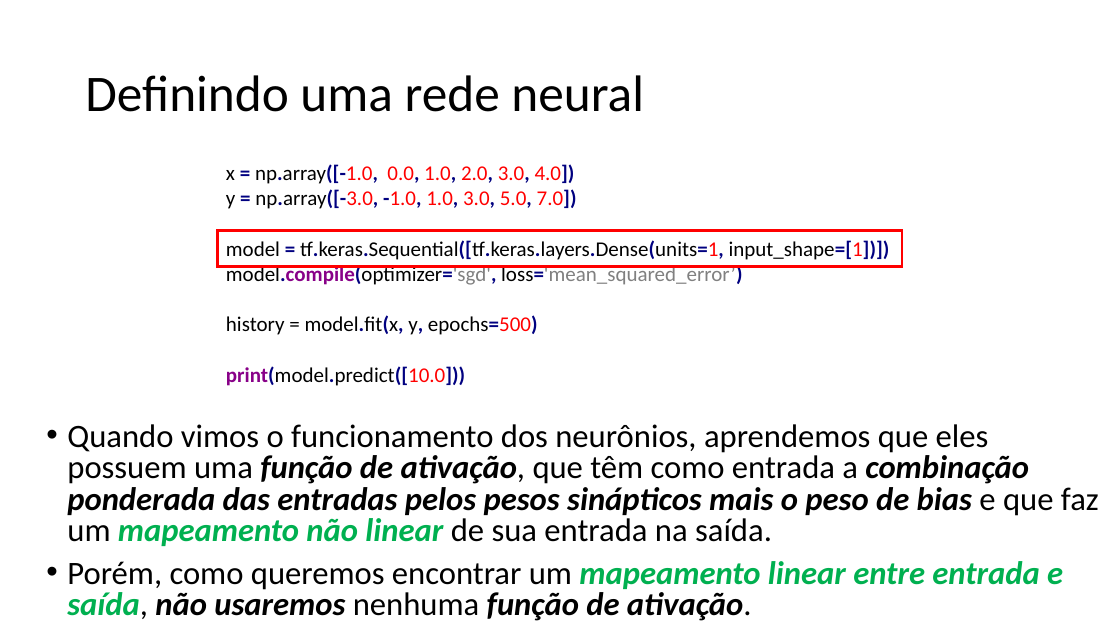
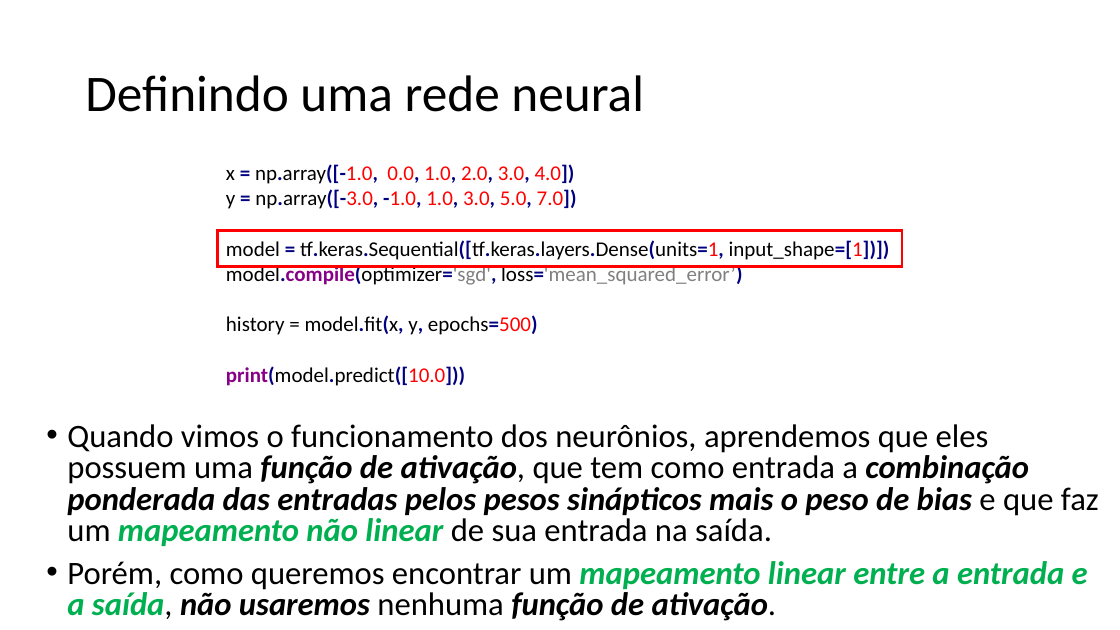
Before and after one commit to zz4fap/tp557-iot-ml, a slide deck: slide 15 of slides/TP557_7_Regressão_com_DNNs_parte_I.pptx. Drawn at 1120x630 pixels with LibreOffice and Linux fonts; fonts in the diff are those of the drawing. Boxes give left, top, right and bottom in pixels: in the first picture for what was removed or moved away, otherwise in the second. Text is boxed around its words. In the diff, an @@ line names an element or a change of style, - is before the commit and + after.

Commit message:
update of slides

```diff
--- a/slides/TP557_7_Regressão_com_DNNs_parte_I.pptx
+++ b/slides/TP557_7_Regressão_com_DNNs_parte_I.pptx
@@ text at box(67, 424, 1099, 621): text changed @@
-• Quando vimos o funcionamento dos neurônios, aprendemos que eles possuem uma função de ativação, que têm como entrada a combinação ponderada das entradas pelos pesos sinápticos mais o peso de bias e que faz um mapeamento não linear de sua entrada na saída.
-• Porém, como queremos encontrar um mapeamento linear entre entrada e saída, não usaremos nenhuma função de ativação.
+• Quando vimos o funcionamento dos neurônios, aprendemos que eles possuem uma função de ativação, que tem como entrada a combinação ponderada das entradas pelos pesos sinápticos mais o peso de bias e que faz um mapeamento não linear de sua entrada na saída.
+• Porém, como queremos encontrar um mapeamento linear entre a entrada e a saída, não usaremos nenhuma função de ativação.
```
Also in this commit, not shown: 11 other slides changed, 1 slide added.
